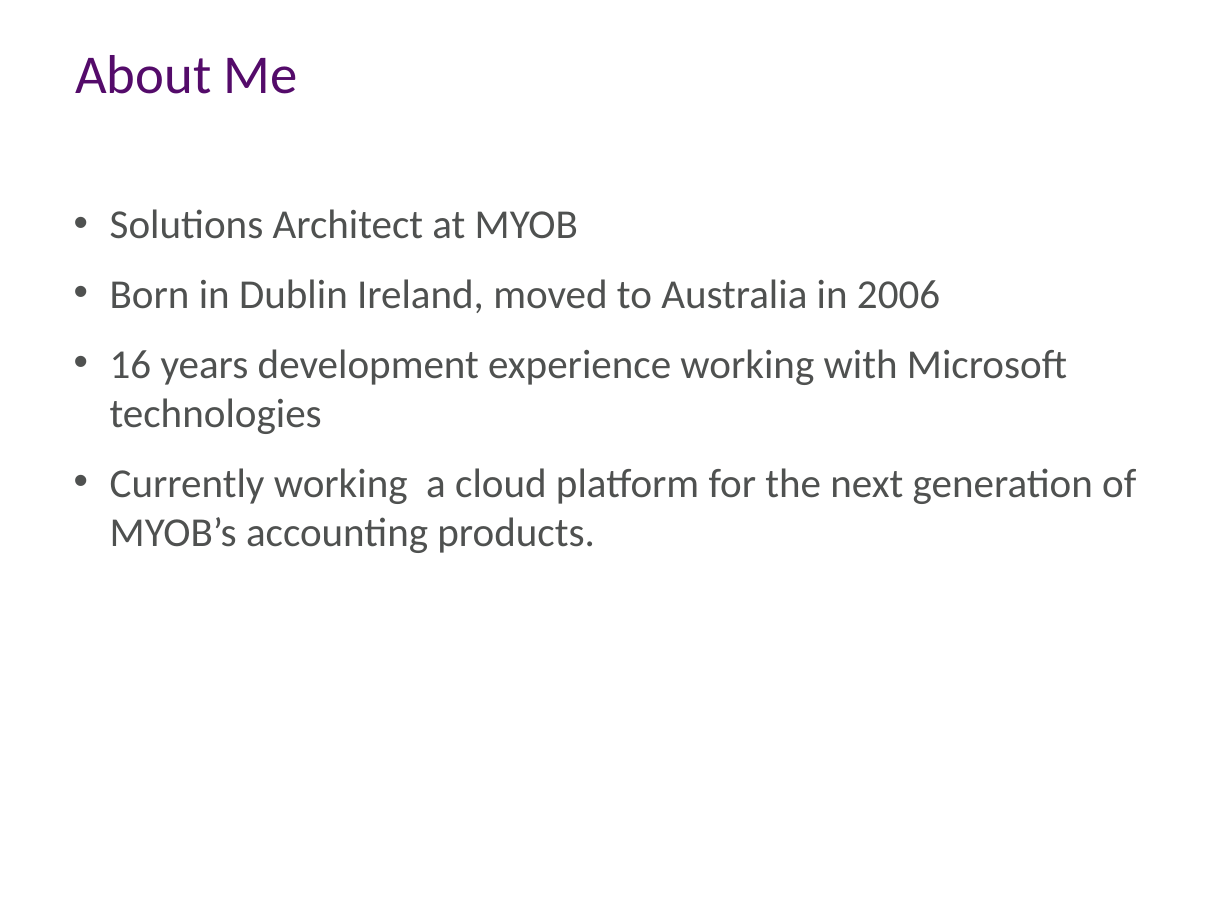
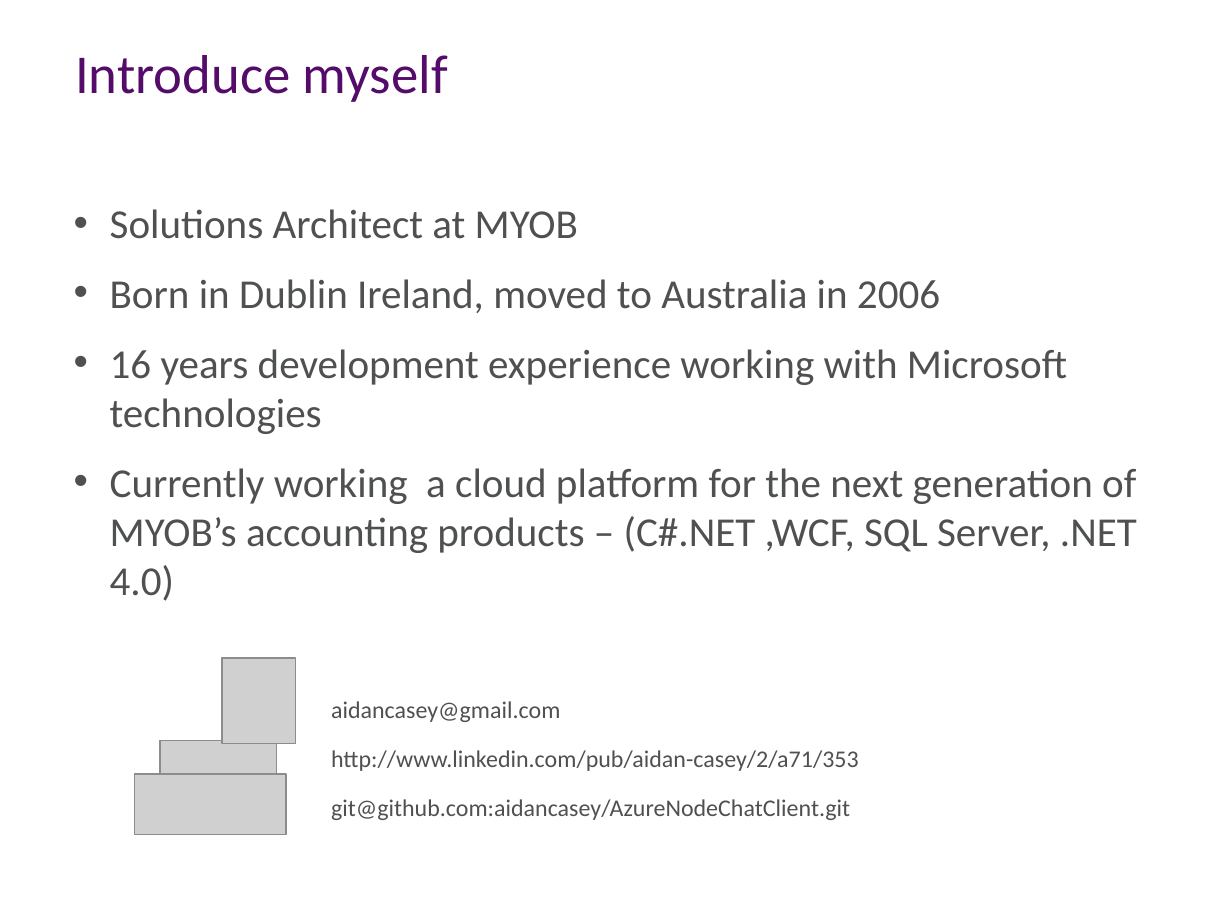
Before and after one commit to aidancasey/AzureNodeChatClient, a slide deck: slide 2 of presentation/Building Node.js Applications on Windows Azure.pptx. Drawn at 1232x924 pixels with LibreOffice and Linux fonts; fonts in the diff are those of the drawing; grey boxes stand for pictures; background and template pictures are left out. Boxes give left, top, right and bottom in pixels: in the first picture for what was removed or moved away, otherwise in the second. Text is boxed around its words. In the diff, an @@ line names an element or a change of style, - is before the commit and + after.

```diff
--- a/presentation/Building Node.js Applications on Windows Azure.pptx
+++ b/presentation/Building Node.js Applications on Windows Azure.pptx
@@ title at (75,55,448,102): text changed @@
-About Me
+Introduce myself
@@ text at (110,468,1137,820): text changed; size 24 to 14 pt @@
-• Currently working a cloud platform for the next generation of MYOB’s accounting products.
+• Currently working a cloud platform for the next generation of MYOB’s accounting products – (C#.NET ,WCF, SQL Server, .NET 4.0)
+    aidancasey@gmail.com
+    http://www.linkedin.com/pub/aidan-casey/2/a71/353
+    git@github.com:aidancasey/AzureNodeChatClient.git
@@ picture added at (222,658,296,743) @@
@@ picture added at (160,740,276,774) @@
@@ picture added at (134,774,286,834) @@
```
Also in this commit, not shown: 2 other slides changed.
